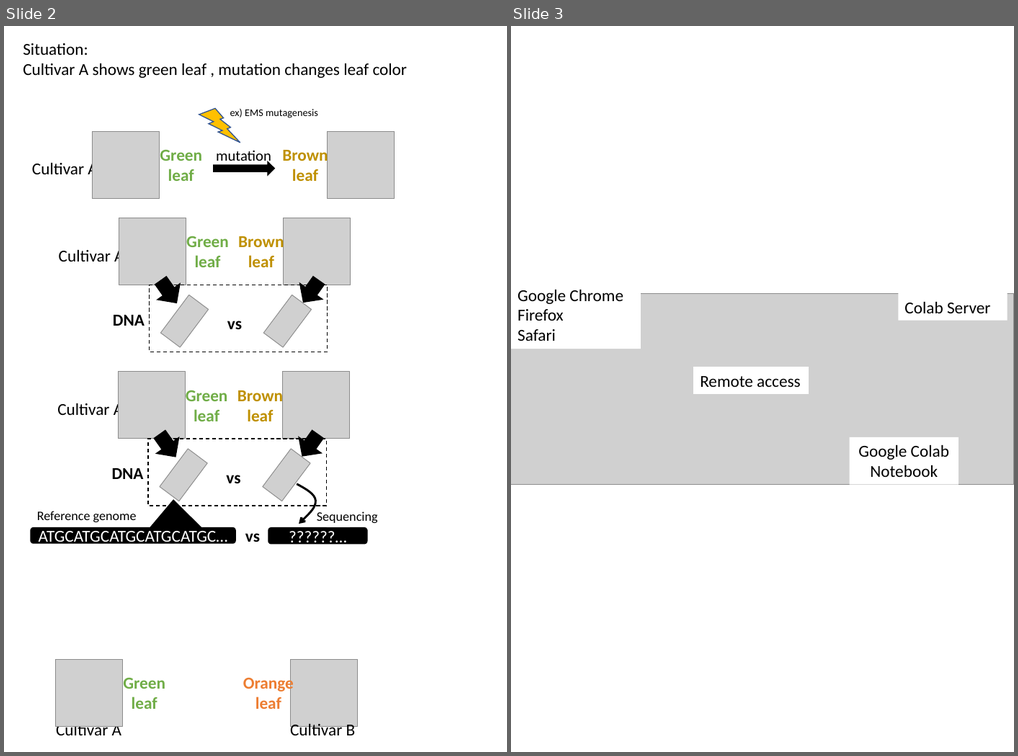
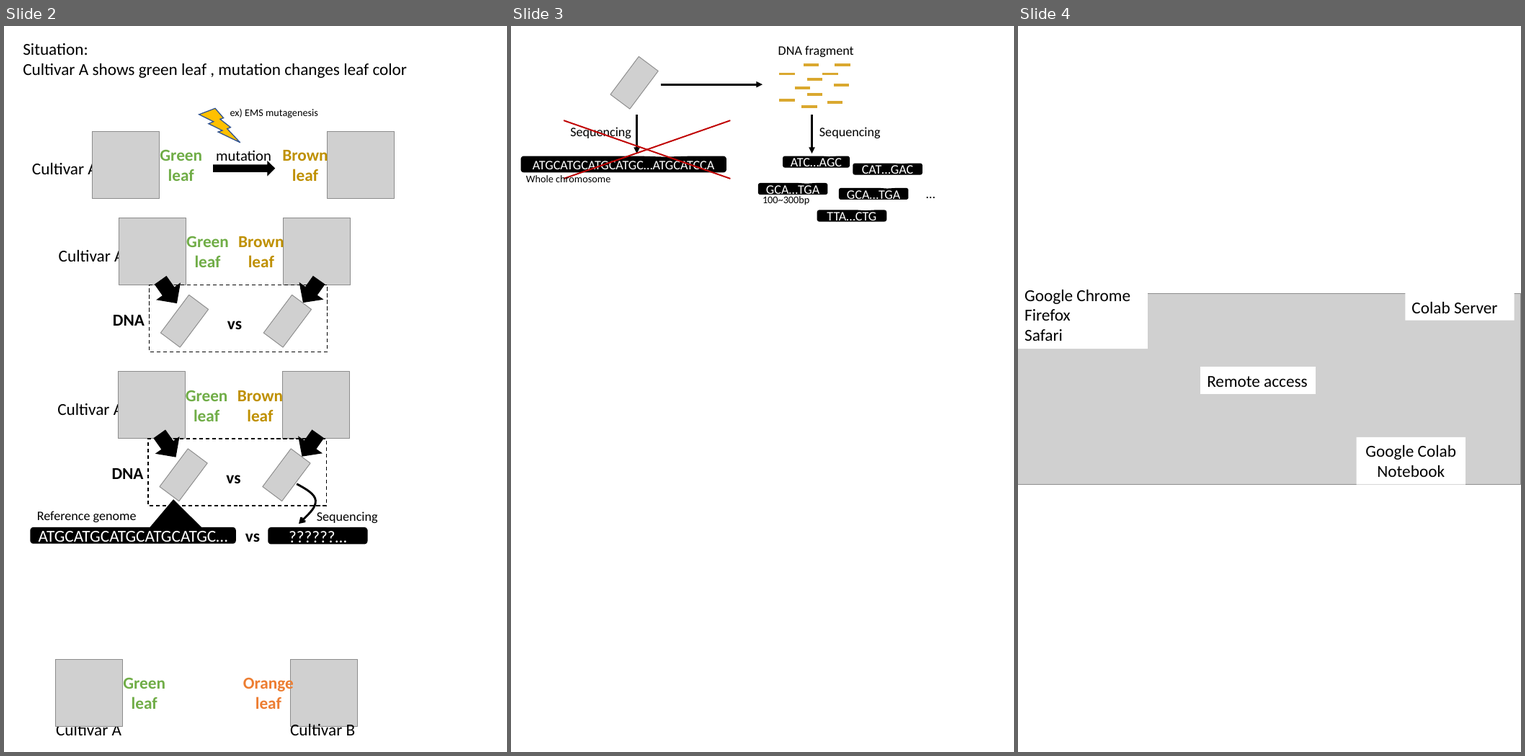
Before and after one commit to slt666666/FAO_lecture, a slide deck: FAO_2024/mutmapqtlseq.pptx. Shown side by side, each under a label of ours: slides 2 and 3 before the commit, slides 2, 3 and 4 after it. The pictures are 1018x756 and 1525x756 pixels, drawn with LibreOffice and Linux fonts; fonts in the diff are those of the drawing; grey boxes stand for pictures. Boxes give left, top, right and bottom in pixels: in the first picture for what was removed or moved away, otherwise in the second. Text is boxed around its words. In the diff, an @@ line names an element or a change of style, - is before the commit and + after.

```diff
--- a/FAO_2024/mutmapqtlseq.pptx
+++ b/FAO_2024/mutmapqtlseq.pptx
@@ slide 3 added at (511, 26, 1014, 752), background #FFFFFF @@
@@ text added at (778, 45, 854, 57), 14 pt, text #000000 @@
+DNA fragment
@@ picture added at (610, 56, 658, 109) @@
@@ line added from (803, 65) to (818, 65), #DAA82F 3 pt @@
@@ line added from (835, 65) to (850, 65), #DAA82F 3 pt @@
@@ arrow added from (661, 84) to (762, 84), #000000 2.25 pt @@
@@ line added from (779, 74) to (795, 74), #DAA82F 3 pt @@
@@ line added from (795, 88) to (810, 88), #DAA82F 3 pt @@
@@ line added from (807, 79) to (823, 79), #DAA82F 3 pt @@
@@ line added from (823, 74) to (838, 74), #DAA82F 3 pt @@
@@ line added from (834, 85) to (849, 85), #DAA82F 3 pt @@
@@ line added from (779, 99) to (795, 99), #DAA82F 3 pt @@
@@ line added from (801, 107) to (816, 107), #DAA82F 3 pt @@
@@ line added from (807, 94) to (823, 94), #DAA82F 3 pt @@
@@ line added from (827, 102) to (842, 102), #DAA82F 3 pt @@
@@ line added from (564, 120) to (730, 179), #C00000 1.5 pt @@
@@ line added from (730, 120) to (564, 179), #C00000 1.5 pt @@
@@ text added at (570, 126, 631, 140), 14 pt, text #000000 @@
+Sequencing
@@ arrow added from (637, 115) to (637, 153), #000000 2.25 pt @@
@@ arrow added from (812, 115) to (812, 153), #000000 2.25 pt @@
@@ text added at (819, 127, 880, 138), 14 pt, text #000000 @@
+Sequencing
@@ rounded speech box added at (521, 156, 726, 172), fill #000000, outline #000000 1 pt, 14 pt, text #FFFFFF @@
+ATGCATGCATGCATGC…ATGCATCCA
@@ text added at (526, 174, 610, 182), 11 pt, text #000000 @@
+Whole chromosome
@@ rounded speech box added at (783, 156, 849, 167), fill #000000, outline #000000 1 pt, 14 pt, text #FFFFFF @@
+ATC…AGC
@@ rounded speech box added at (853, 164, 921, 174), fill #000000, outline #000000 1 pt, 14 pt, text #FFFFFF @@
+CAT…GAC
@@ rounded speech box added at (758, 184, 826, 194), fill #000000, outline #000000 1 pt, 14 pt, text #FFFFFF @@
+GCA…TGA
@@ text added at (762, 196, 809, 205), 11 pt, text #000000 @@
+100~300bp
@@ rounded speech box added at (839, 188, 908, 199), fill #000000, outline #000000 1 pt, 14 pt, text #FFFFFF @@
+GCA…TGA
@@ text added at (919, 183, 949, 205), 14 pt, text #000000 @@
+…
@@ rounded speech box added at (817, 210, 885, 221), fill #000000, outline #000000 1 pt, 14 pt, text #FFFFFF @@
+TTA…CTG
@@ what was slide 3 is now slide 4 @@
```
Also in this commit, not shown: 1 other file.
